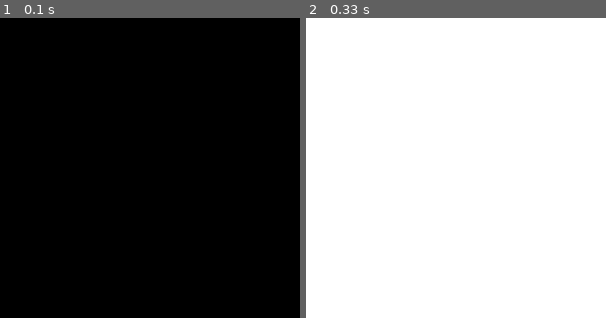
Above: before the commit, frames 1-2 (left to right).
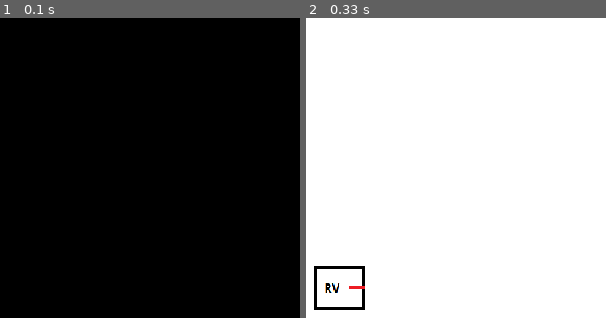
Above: after the commit, the same moments.

Repository: Mokchanic/Pygame_sim
Game: pygame game, started from test_map.py
The game is run twice, just before and just after one commit, with the same random seed, the same clock (stepped at 60 frames per second) and the same inputs.
Inputs:
- Up to frame 1 (0.1 s): no input
- Up to frame 2 (0.33 s): no input
The pictures show only the part of the screen within x 15-65%, y 34-84%; the shares and areas given below are measured in that part.

Frame 1 is identical in both runs. In frame 2, 0.7% of the frame differs, in the area x 2-20%, y 82-98%.

Commit message:
Draw Agent
Agent그리기

Diff:
--- /dev/null
+++ b/Agent/Agent.py
@@ -0,0 +1,11 @@
+import math
+import pygame as pg
+
+class Agent():
+    def __init__(self):
+        pass
+
+    def get_agent_img(self, agent_size):
+        agent_img = pg.image.load("C:/Users/player/Documents/GitHub/Pygame_sim/Obstacle/Jackal.png")# 이미지의 경로는 Agent폴더에 있으며 알맞게 수정바람.
+        agent_img = pg.transform.scale(agent_img, (agent_size[0], agent_size[1]))
+        return agent_img
--- a/Define/Set_Define.py
+++ b/Define/Set_Define.py
@@ -6,7 +6,7 @@
 RED   = (  0, 255,   0)
 GRAY  = (189, 189, 189)
 
-#Make_Map
+## Make_Map
 MAP_SIZE_XY = [600, 600]
 MAP_FRAME = 10
 #Make_Map_Arena
@@ -19,3 +19,7 @@
 Y_INTERVAL = 10
 GRID_ON_OFF = False
 GRID_THICK = 2
+
+## Agent
+AGENT_XY = [100, 450]
+AGENT_SIZE_XY = [51, 44]
--- a/Make_Map/Map.py
+++ b/Make_Map/Map.py
@@ -33,6 +33,7 @@
         self.repeat_and_length = int(self.x_length / x_interval)
         self.init_arena_x = init_arena_xy[0]
         self.init_arena_y = init_arena_xy[1]
+
         if on_off == True:
             for i in range(self.repeat_and_length-1):
                 self.init_arena_x += x_interval
--- a/test_map.py
+++ b/test_map.py
@@ -2,13 +2,18 @@
 
 from Define.Set_Define import *
 from Make_Map import Map
+from Agent import Agent
 
 def main():
     get_map = Map.Map()
+    get_agent = Agent.Agent()
     screen = get_map.make_window(MAP_SIZE_XY)
+    agent = get_agent.get_agent_img(AGENT_SIZE_XY)
+
     done = False
 
     while not done:
+        # Map
         get_map.frame_rate(MAP_FRAME)
         get_map.end_condition()
         screen.fill(WHITE) # 바탕화면을 흰색으로
@@ -16,10 +21,13 @@
         get_map.arena(screen, BLACK, INIT_ARENA_XY, END_ARENA_WH, ARENA_THICK)
         get_map.grid(screen, GRAY, X_INTERVAL, Y_INTERVAL, GRID_THICK, INIT_ARENA_XY, ARENA_END_AXIS, GRID_ON_OFF)
 
+        # Agent
+        screen.blit(agent, (AGENT_XY[0], AGENT_XY[1])) # Agent 그리기
 
         pg.display.flip() # 업데이트
 
 
 
+
 if __name__ == "__main__":
     main()
Binary file changed: Obstacle/Jackal.png
